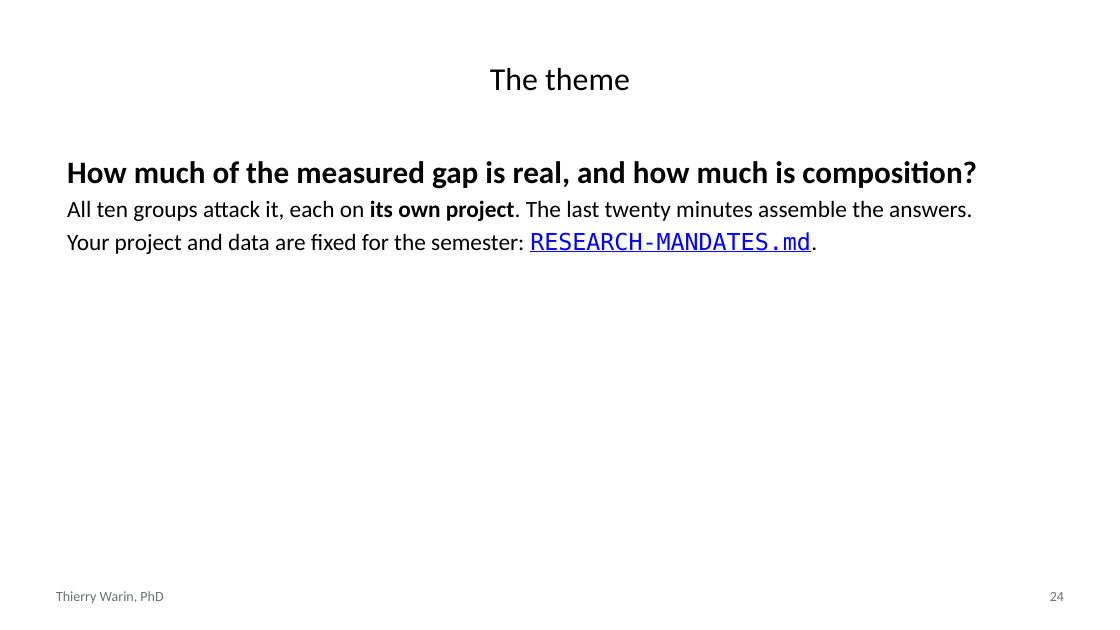
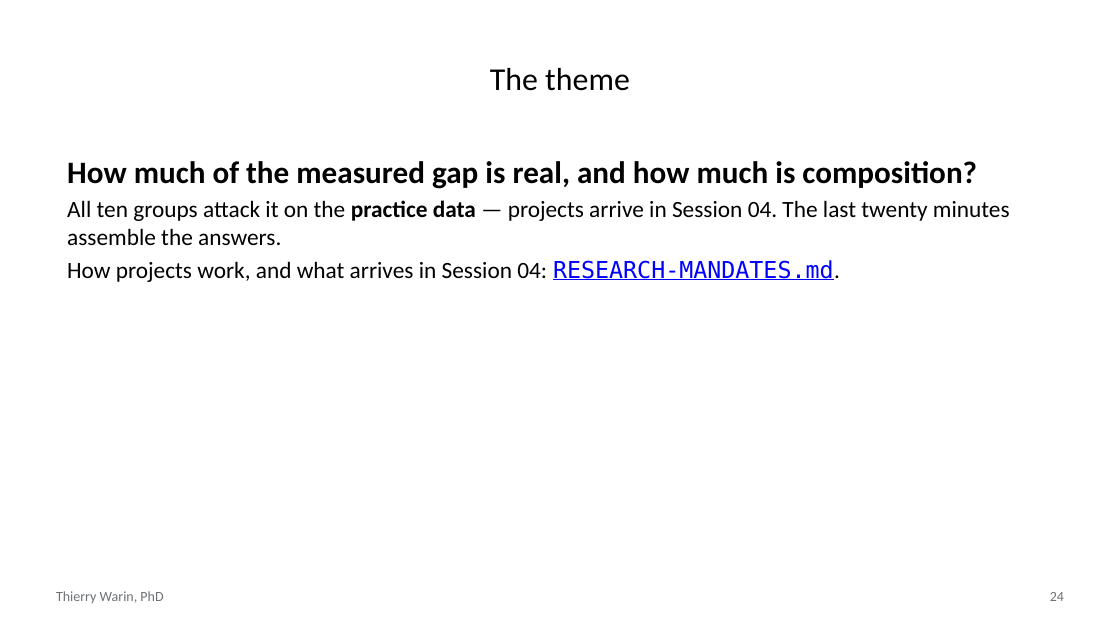
Before and after one commit to warint/quantitative-methods, a slide deck: slide 24 of 02-geometry-of-least-squares/slides.pptx. Drawn at 1120x630 pixels with LibreOffice and Linux fonts; fonts in the diff are those of the drawing. Boxes give left, top, right and bottom in pixels: in the first picture for what was removed or moved away, otherwise in the second. Text is boxed around its words. In the diff, an @@ line names an element or a change of style, - is before the commit and + after.

```diff
--- a/02-geometry-of-least-squares/slides.pptx
+++ b/02-geometry-of-least-squares/slides.pptx
@@ text at <box>67,200,1010,282</box>: text changed @@
-All ten groups attack it, each on its own project. The last twenty minutes assemble the answers.
-Your project and data are fixed for the semester: RESEARCH-MANDATES.md.
+All ten groups attack it on the practice data — projects arrive in Session 04. The last twenty minutes assemble the answers.
+How projects work, and what arrives in Session 04: RESEARCH-MANDATES.md.
```
Also in this commit, not shown: 20 other files.
